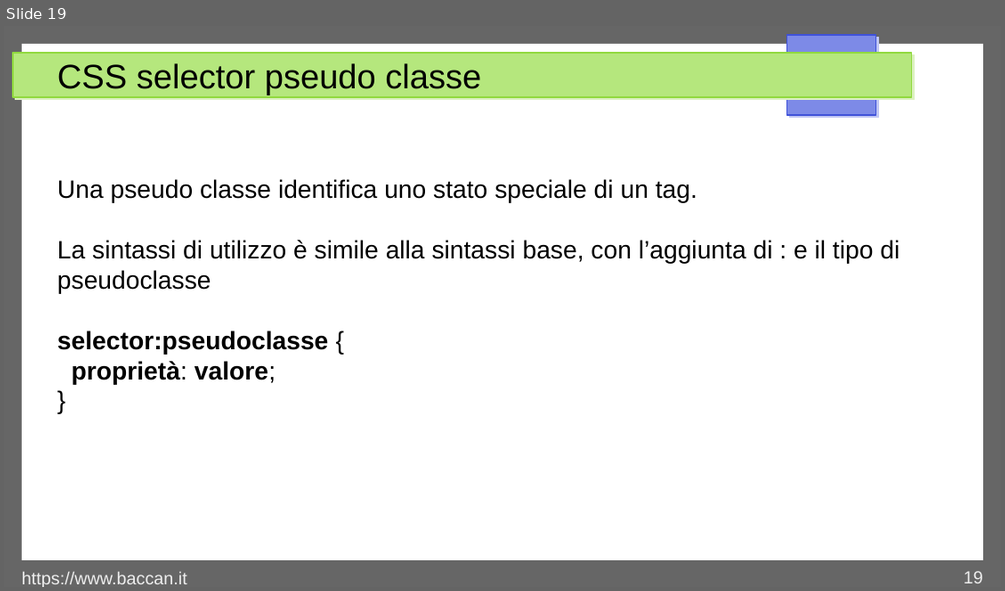
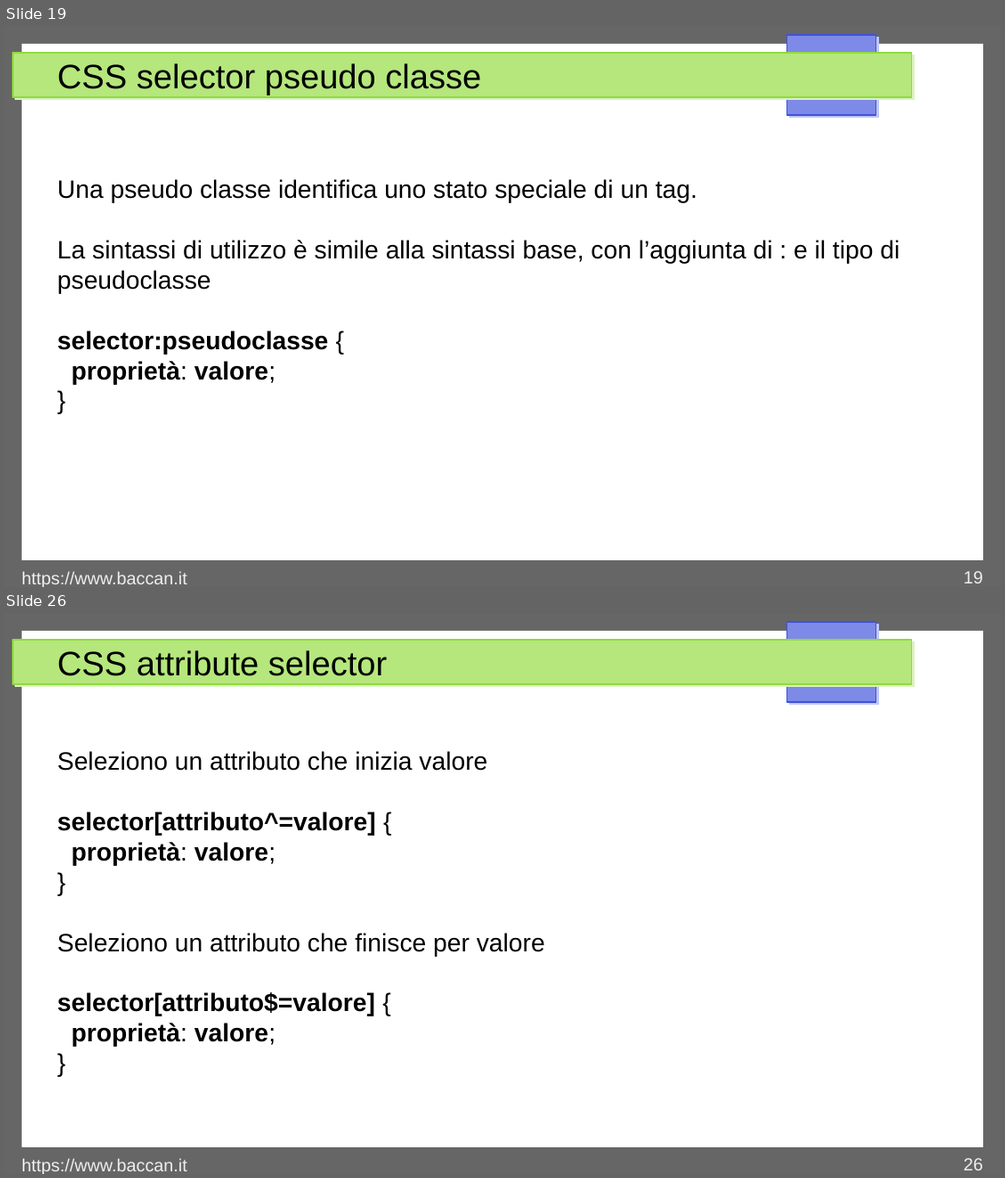
Before and after one commit to matteobaccan/CorsoCSS, a slide deck: Chapter_css.odp. Shown one above the other, each under a label of ours: slide 19 before the commit, slides 19 and 26 after it; the slides between them are not shown. The pictures are 1005x591 and 1005x1178 pixels, drawn with LibreOffice and Linux fonts; fonts in the diff are those of the drawing. Boxes give left, top, right and bottom in pixels: in the first picture for what was removed or moved away, otherwise in the second. Text is boxed around its words. In the diff, an @@ line names an element or a change of style, - is before the commit and + after.

Commit message:
Selector

```diff
--- a/Chapter_css.odp
+++ b/Chapter_css.odp
@@ slide 26 added at <box>4,613,1001,1174</box>, background #FFFFFF; not listed: 4 template elements that a slide beside it also shows @@
@@ title added at <box>57,650,387,676</box>, 27 pt, text #000000 @@
+CSS attribute selector
@@ text added at <box>57,751,545,1046</box>, 20 pt, text #000000, bold @@
+Seleziono un attributo che inizia valore
+selector[attributo^=valore] {
+proprietà: valore;
+}
+Seleziono un attributo che finisce per valore
+selector[attributo$=valore] {
+proprietà: valore;
+}
@@ text added at <box>22,1158,187,1174</box>, 14 pt, text #EEEEEE @@
+https://www.baccan.it
@@ page number added at <box>963,1158,983,1170</box>, 14 pt, text #EEEEEE @@
+26
```
Also in this commit, not shown: 2 slides changed, 5 other slides added, 1 slide removed, 6 other files.
